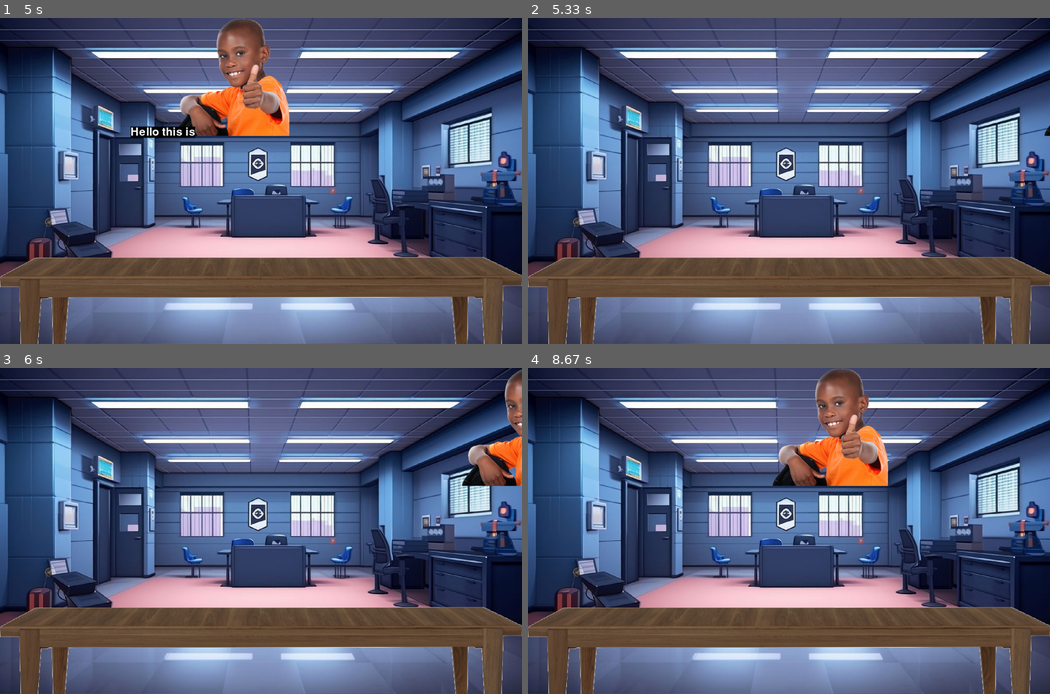
Above: before the commit, frames 1-4 (two rows, left to right).
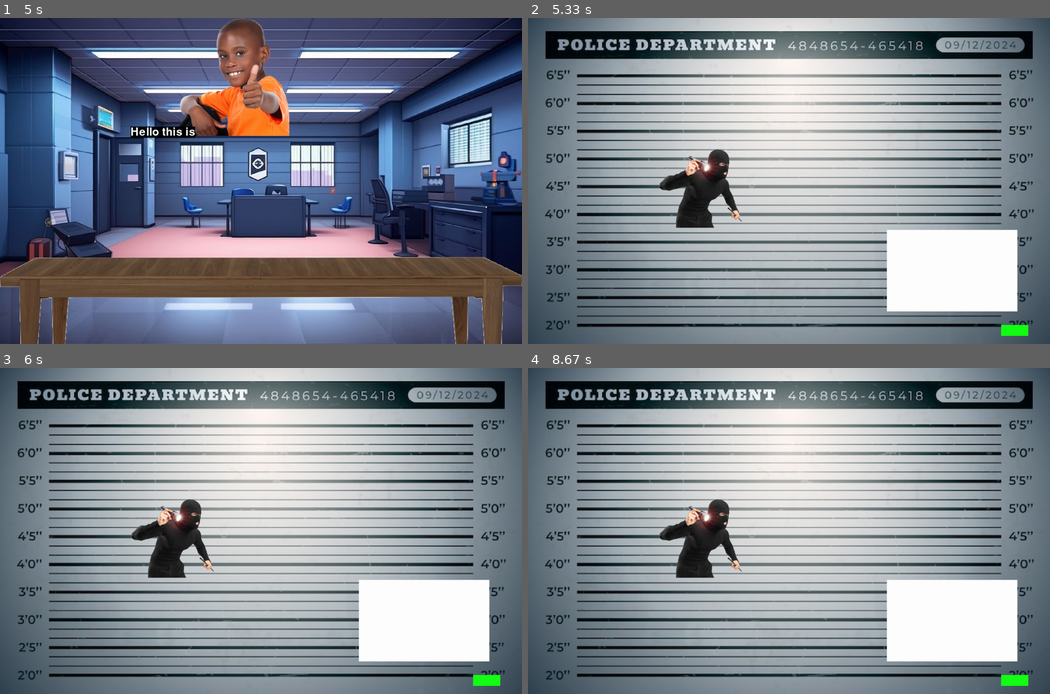
Above: after the commit, the same moments.

Repository: ICaPiCo/policeGame
Game: pygame game, started from main.py
Two runs of this game, one before a commit and one after it. Both use one fixed random seed, a clock stepped at 60 frames per second and the inputs below.
Inputs (mouse positions are in pixels of both pictures, inside the frame that each line leads up to):
- Up to frame 1 (5 s): tap Space at 0.33 s; press the mouse at (438, 184) at 4.93 s
- Up to frame 2 (5.33 s): move the mouse to (914, 207) at 5.03 s; release the mouse at (867, 229) at 5.17 s; hold Esc from 5.23 s (still down)
- Up to frame 3 (6 s): release Esc at 5.7 s
- Up to frame 4 (8.67 s): no input

Frame 1 is identical in both runs. In frame 2, 94% of the frame differs, in the area x 0-100%, y 0-100%; in frame 3, 94%; in frame 4, 94%.

Commit message:
First prototype done every main function working

Diff:
--- a/main.py
+++ b/main.py
@@ -45,8 +45,15 @@
 #IMAGES
 logo = pygame.image.load("images/logo.png")
 testimony = load_random_image("images/testimonials")
+boss = load_random_image("images/boss")
+criminal = load_random_image("images/criminals")
+
 background = pygame.image.load("images/background.jpg")
 background = pygame.transform.scale(background, (SCREEN_WIDTH,SCREEN_HEIGHT))
+
+mugshot = pygame.image.load("images/mugshot.jpg")
+mugshot = pygame.transform.scale(mugshot, (SCREEN_WIDTH, SCREEN_HEIGHT))
+
 table = pygame.image.load("images/table.png")
 table = pygame.transform.scale(table, (SCREEN_WIDTH,SCREEN_HEIGHT))
 
@@ -79,7 +86,6 @@
     screen.blit(image,(postionX,postionY))
 
 def drawButtons():
-    pygame.draw.rect(screen, GREEN, button_done)
     pygame.draw.rect(screen, BLACK, button_color_black)
     pygame.draw.rect(screen, BLACK, button_color_white_outline)
     pygame.draw.rect(screen, WHITE, button_color_white)
@@ -88,10 +94,20 @@
     screen.blit(font.render("+", True, WHITE), (screenX+200+(Space*3), screenY+10))
     screen.blit(font.render("-", True, WHITE), (screenX+300+(Space*3), screenY+10))
 
+def drawDone():
+    pygame.draw.rect(screen, GREEN, button_done)
+
+def doCriminal():
+    screen.blit(criminal, (SCREEN_WIDTH/4, SCREEN_HEIGHT/2.5))
+
 
 running = True
 menu = True
 drawing = True
+isCriminal = True
+bossSpeech = True
+playAgain = True
+drawings = []
 x1,y1,z1 = 100,100,100
 color=0
 clock = pygame.time.Clock()
@@ -145,6 +161,7 @@
 
     # Draw initial canvas and UI
     screen.blit(canvas, (screenX, screenY))
+    drawDone()
     drawButtons()
     pygame.display.flip()
 
@@ -159,7 +176,7 @@
                     drawing = False  # Exit the drawing loop
             elif event.type == pygame.MOUSEBUTTONDOWN:
                 x, y = event.pos
-                if button_color_black.collidepoint(x, y):
+                if button_done.collidepoint(x, y):
                     drawing = False
                 elif button_color_black.collidepoint(x, y):
                     brush_color = BLACK
@@ -180,15 +197,78 @@
         screen.blit(drawText, (textX,textY))
         drawImage(table, 0, SCREEN_HEIGHT/2)
         screen.blit(canvas, (screenX, screenY))
+        drawDone()
         drawButtons()
 
         # Update the display
         pygame.display.flip()
         clock.tick(60)  # Limit to 60 FPS
 
-    #while genration:
-    #while selecting:
-    #while bossSpeech:
-    #while playAgain:
+    # Save canvas snapshot when exiting drawing loop
+    timestamp = time.strftime("%Y%m%d-%H%M%S")
+    latest_drawing = os.path.join("saved_drawings", f"drawing_{timestamp}.png")
+    drawings.append(latest_drawing)
+    # Create directory if it doesn't exist
+    os.makedirs("saved_drawings", exist_ok=True)
+
+    # Save the canvas as a PNG file
+    pygame.image.save(canvas, latest_drawing)
+    print(f"Drawing saved to {latest_drawing}")
+    lastDrawing = pygame.image.load(latest_drawing)
+
+    while isCriminal:
+        screen.fill((0, 0, 0))
+        screen.blit(mugshot,(0,0))
+        screen.blit(lastDrawing, (screenX, screenY))
+        drawDone()
+        doCriminal()
+        for event in pygame.event.get():
+            if event.type == pygame.QUIT:
+                isCriminal = False
+                running = False
+            elif event.type == pygame.KEYDOWN:
+                if event.key == pygame.K_ESCAPE:
+                    isCriminal = False
+            elif event.type == pygame.MOUSEBUTTONDOWN:
+                x, y = event.pos
+                if button_done.collidepoint(x, y):
+                    isCriminal = False
+        pygame.display.flip()
+
+
+    pygame.display.flip()
+    bossPoxX,bossPoxY = SCREEN_WIDTH,300
+    for i in range(int(SCREEN_WIDTH*2/3/5)):
+        bossPoxX-=5
+        screen.fill((20, 20, 20))
+        drawImage(boss, bossPoxX, bossPoxY)
+        clock.tick(60)
+        pygame.display.flip()
+
+    text = "Nice Job "
+    newtext = ""
+    textX,textY = SCREEN_WIDTH/4,SCREEN_HEIGHT/3
+    for i in text:
+        newtext += i
+        drawText = font.render(newtext, True, (255,255,255), (0,0,0))
+        screen.blit(drawText, (textX,textY))
+        time.sleep(randint(1,10)/200)
+        pygame.display.flip()
+
+    drawDone()
+    pygame.display.flip()
+    while playAgain:
+        for event in pygame.event.get():
+            if event.type == pygame.QUIT:
+                playAgain = False
+                running = False
+            elif event.type == pygame.KEYDOWN:
+                if event.key == pygame.K_ESCAPE:
+                    playAgain = False
+                    running = False
+            elif event.type == pygame.MOUSEBUTTONDOWN:
+                x, y = event.pos
+                if button_done.collidepoint(x, y):
+                    playAgain = False
 
 pygame.quit()
Binary file added: images/boss/jerry.png
Binary file added: images/criminals/robber.png
